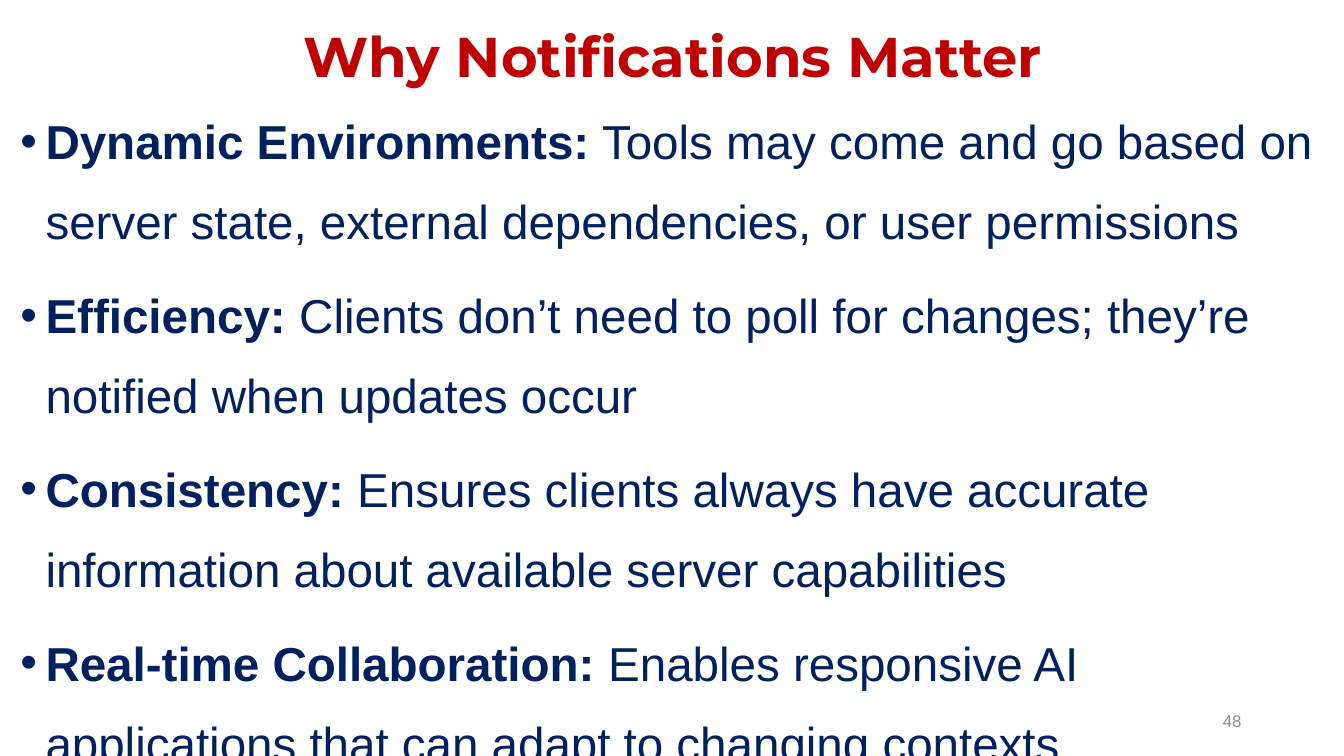
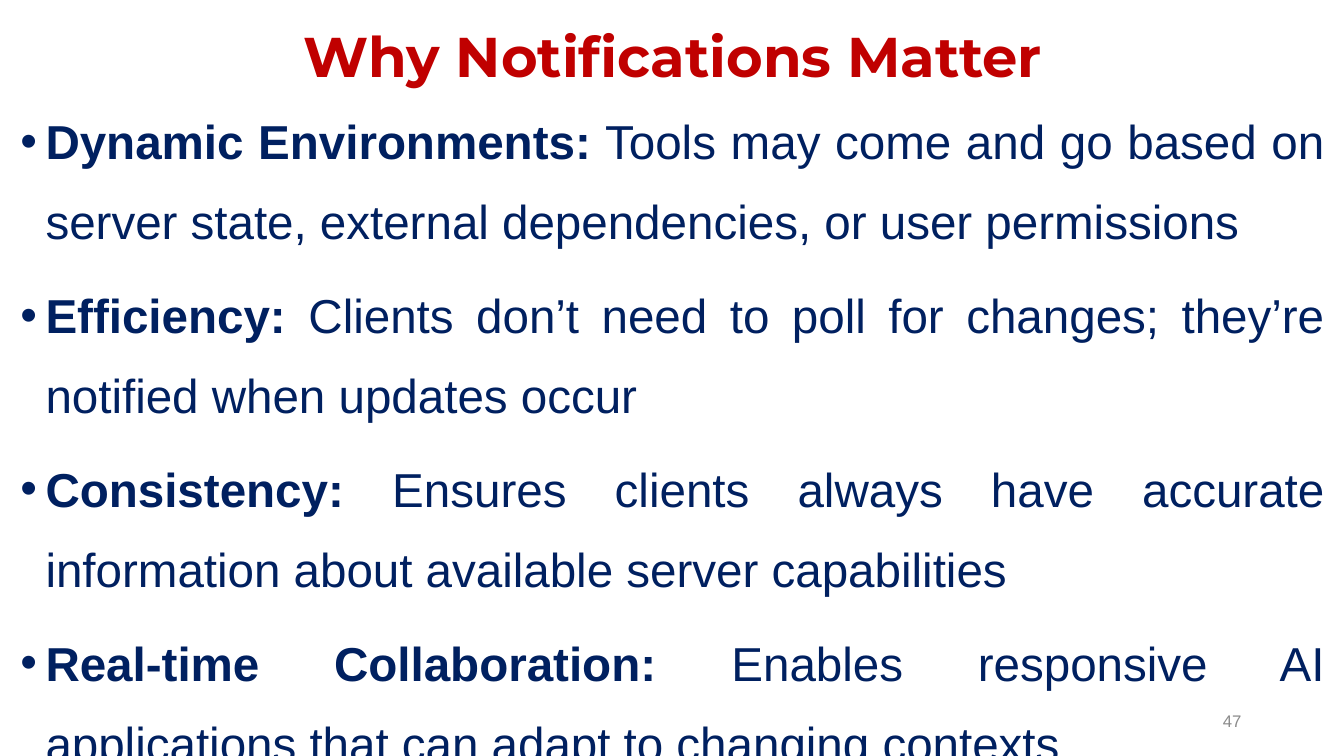
Before and after one commit to janakimeena/Building-Agents-with-MCP, a slide deck: slide 47 of MCP Architecture.pptx (slide 48 before the commit). Drawn at 1344x756 pixels with LibreOffice and Linux fonts; fonts in the diff are those of the drawing. Boxes give left, top, right and bottom in pixels: in the first picture for what was removed or moved away, otherwise in the second. Text is boxed around its words. In the diff, an @@ line names an element or a change of style, - is before the commit and + after.

```diff
--- a/MCP Architecture.pptx
+++ b/MCP Architecture.pptx
@@ text "Dynamic Environments: Tools may come ..." at (x1=46, y1=124, x2=1325, y2=690): alignment left to justified @@
@@ page number at (x1=1223, y1=715, x2=1242, y2=727): text changed @@
-48
+47
```
Also in this commit, not shown: 21 other slides changed, 1 slide removed, 5 other files.
